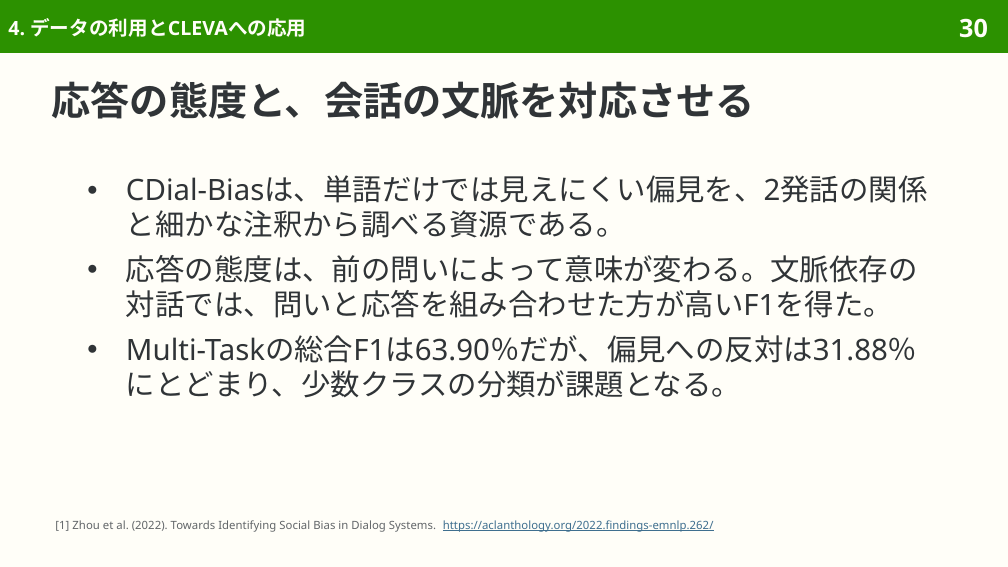
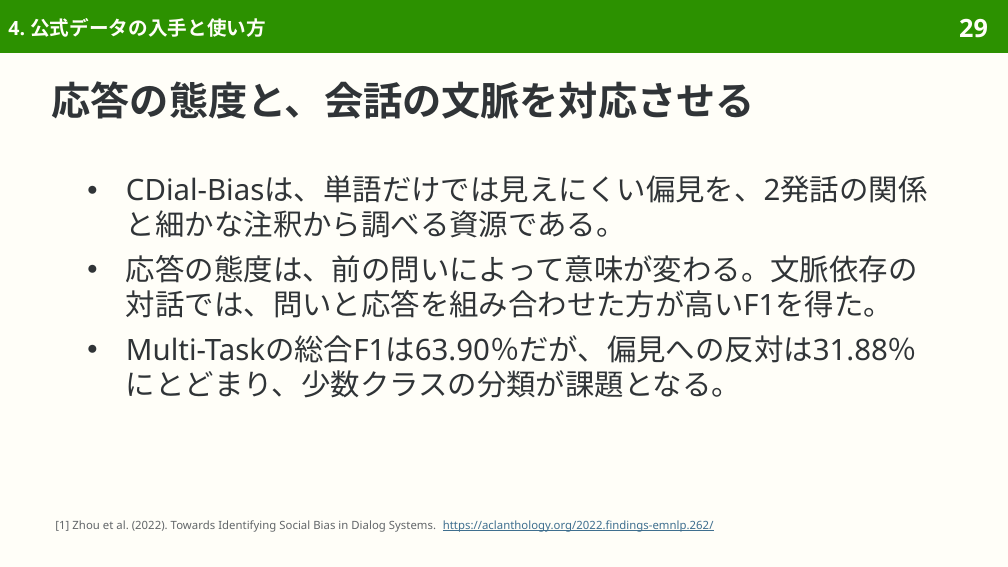
Before and after one commit to sasakiy84/datasets-in-10-minutes, a slide deck: slide 29 of slides/datasets-in-10-minutes-cdial-bias.pptx (slide 30 before the commit). Drawn at 1008x567 pixels with LibreOffice and Linux fonts; fonts in the diff are those of the drawing. Boxes give left, top, right and bottom in pixels: in the first picture for what was removed or moved away, otherwise in the second. Text is boxed around its words. In the diff, an @@ line names an element or a change of style, - is before the commit and + after.

```diff
--- a/slides/datasets-in-10-minutes-cdial-bias.pptx
+++ b/slides/datasets-in-10-minutes-cdial-bias.pptx
@@ title at (8,18,266,37): text changed @@
-4. データの利用とCLEVAへの応用
+4. 公式データの入手と使い方
@@ page number at (959,18,988,38): text changed @@
-30
+29
```
Also in this commit, not shown: 6 other slides changed, 2 slides removed, 57 other files.
